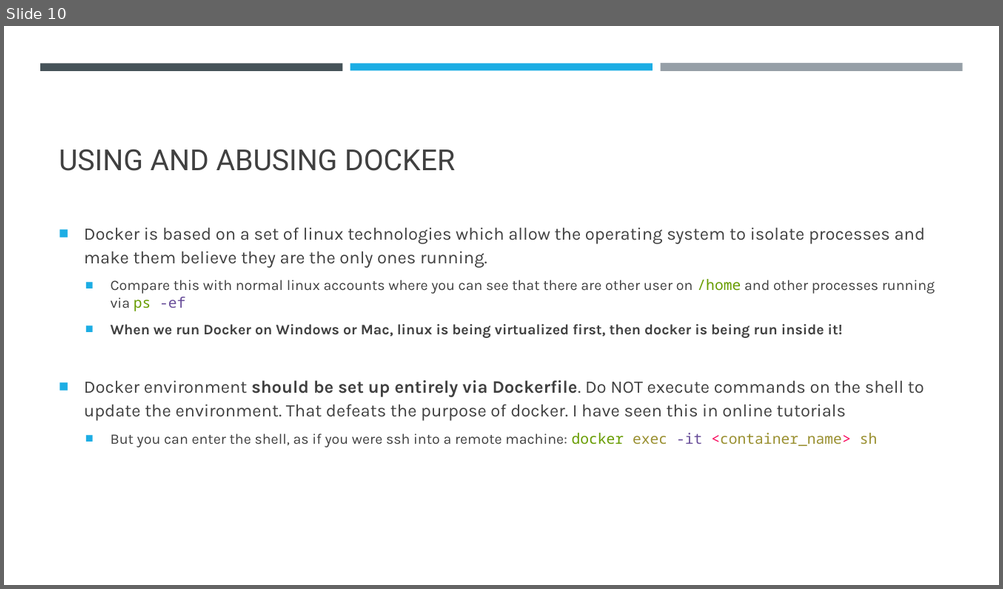
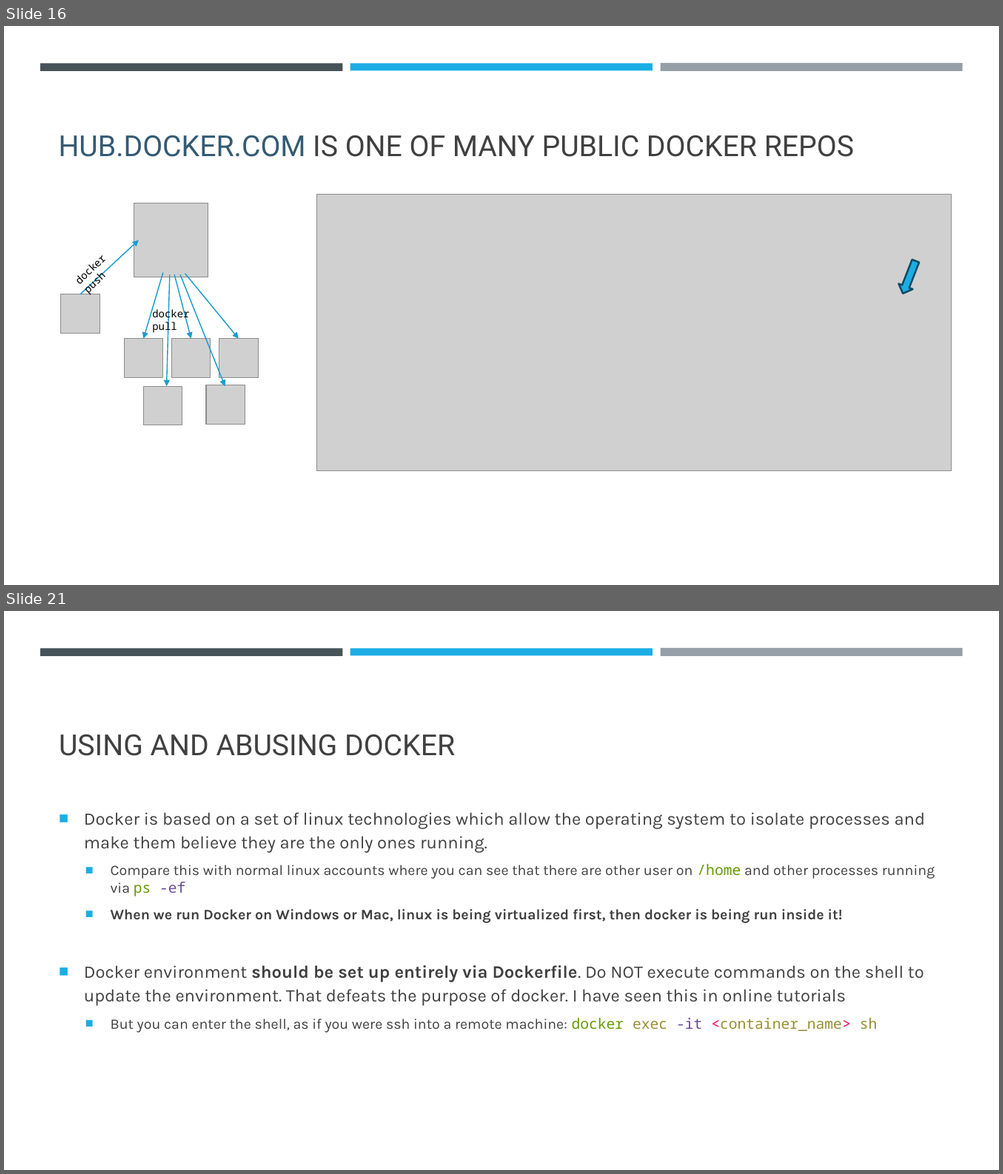
Before and after one commit to falconair/ProgrammingForAnalytics, a slide deck: lectures/120_dockerize_python_app/Docker – an introduction.pptx. Shown one above the other, each under a label of ours: slide 10 before the commit, slides 16 and 21 after it; the slides between them are not shown. The pictures are 1003x589 and 1003x1174 pixels, drawn with LibreOffice and Linux fonts; fonts in the diff are those of the drawing; grey boxes stand for pictures. Boxes give left, top, right and bottom in pixels: in the first picture for what was removed or moved away, otherwise in the second. Text is boxed around its words. In the diff, an @@ line names an element or a change of style, - is before the commit and + after.

Commit message:
Update Docker presentation to include more detail

```diff
--- a/lectures/120_dockerize_python_app/Docker – an introduction.pptx
+++ b/lectures/120_dockerize_python_app/Docker – an introduction.pptx
@@ slide 16 added at bbox=[4, 26, 999, 585], background #FFFFFF; not listed: 3 template elements that a slide beside it also shows @@
@@ title added at bbox=[59, 135, 854, 157], 28 pt, text #404040 @@
+HUB.DOCKER.COM IS ONE OF MANY PUBLIC DOCKER REPOS
@@ text added at bbox=[59, 135, 306, 157], 10 pt, text #000000 @@
+docker push
@@ picture added at bbox=[134, 203, 208, 278] @@
@@ picture added at bbox=[316, 194, 950, 471] @@
@@ arrow added from (80, 295) to (138, 240), #189CCE 1 pt @@
@@ down arrow added at bbox=[896, 259, 922, 297], fill #1CADE4, outline #0C4C64 1.75 pt @@
@@ arrow added from (163, 273) to (144, 338), #189CCE 1 pt @@
@@ arrow added from (170, 275) to (167, 386), #189CCE 1 pt @@
@@ arrow added from (175, 275) to (191, 338), #189CCE 1 pt @@
@@ arrow added from (180, 275) to (225, 386), #189CCE 1 pt @@
@@ arrow added from (185, 274) to (239, 338), #189CCE 1 pt @@
@@ picture added at bbox=[61, 295, 99, 333] @@
@@ text added at bbox=[152, 308, 189, 334], 10 pt, text #000000 @@
+docker pull
@@ picture added at bbox=[124, 338, 163, 378] @@
@@ picture added at bbox=[172, 338, 210, 378] @@
@@ picture added at bbox=[219, 338, 258, 378] @@
@@ picture added at bbox=[144, 386, 182, 425] @@
@@ picture added at bbox=[206, 386, 245, 424] @@
@@ what was slide 10 is now slide 21 @@
```
Also in this commit, not shown: 2 slides changed, 12 other slides added.
